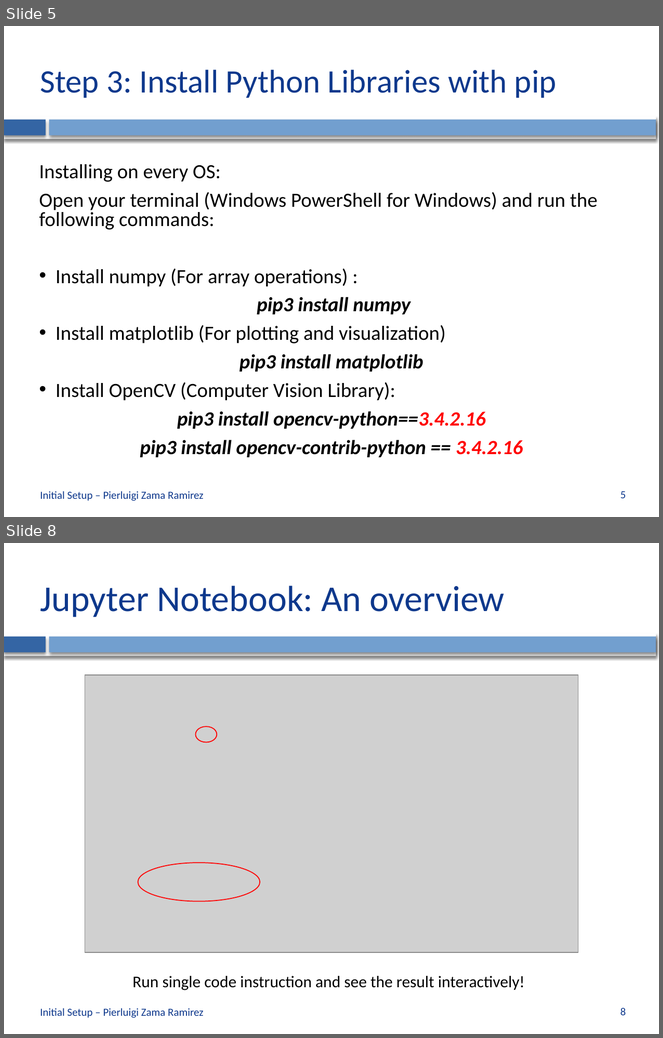
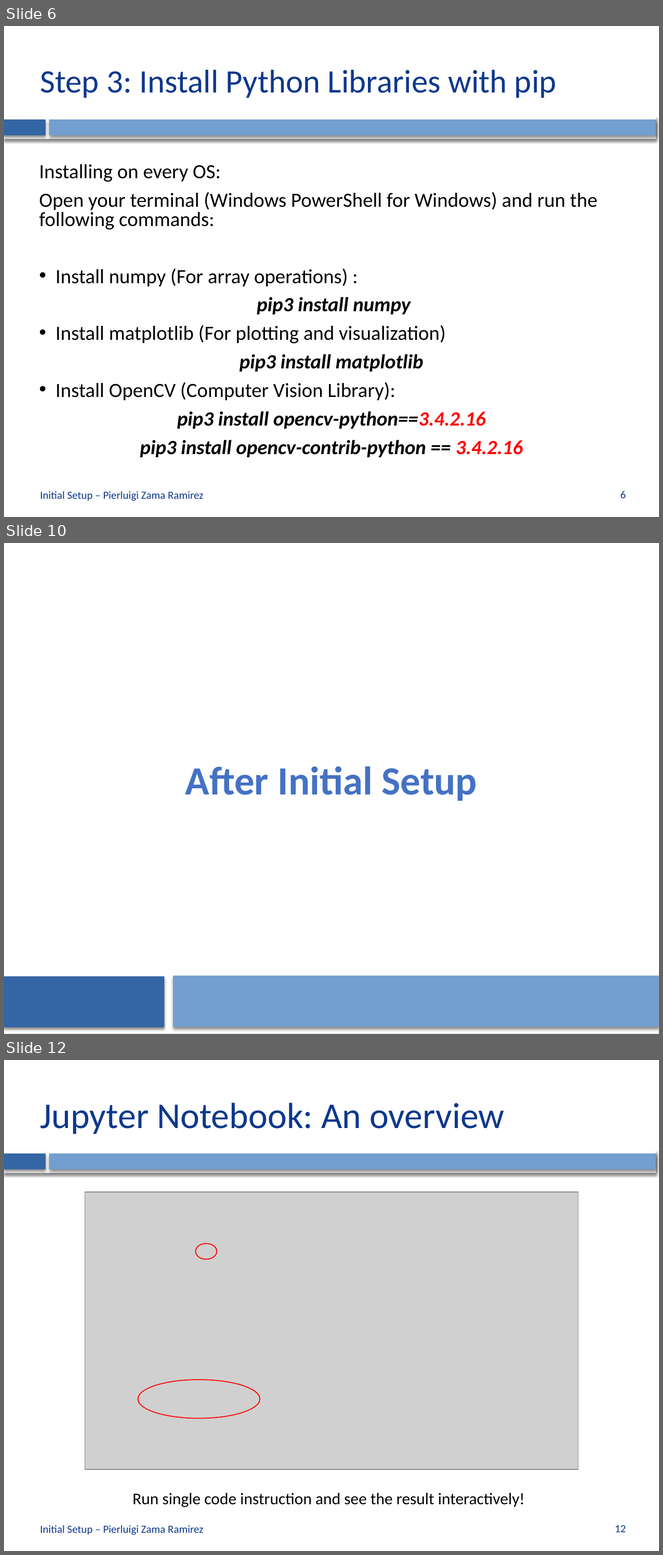
Before and after one commit to CVLAB-Unibo/ComputerVisionImageProcessing-LabSessions, a slide deck: LabSession0 - Initial Setup.pptx. Shown one above the other, each under a label of ours: slides 5 and 8 before the commit, slides 6, 10 and 12 after it; the slides between them are not shown. The pictures are 663x1038 and 663x1555 pixels, drawn with LibreOffice and Linux fonts; fonts in the diff are those of the drawing; grey boxes stand for pictures; background and template pictures are left out. Boxes give left, top, right and bottom in pixels: in the first picture for what was removed or moved away, otherwise in the second. Text is boxed around its words. In the diff, an @@ line names an element or a change of style, - is before the commit and + after.

```diff
--- a/LabSession0 - Initial Setup.pptx
+++ b/LabSession0 - Initial Setup.pptx
@@ slide 10 added at [4, 543, 659, 1034], background #FFFFFF @@
@@ title added at [185, 767, 477, 801], 44 pt, text #4472C4, bold @@
+After Initial Setup
@@ rectangle added at [4, 971, 659, 1034], fill #FFFFFF @@
@@ rectangle added at [4, 977, 165, 1028], fill #3465A4 @@
@@ rectangle added at [173, 976, 659, 1027], fill #729FCF @@
@@ what was slide 5 is now slide 6 @@
@@ page number at [621, 491, 626, 499]: text changed @@
-5
+6
@@ what was slide 8 is now slide 12 @@
@@ page number at [615, 1525, 626, 1533]: text changed @@
-8
+12
```
Also in this commit, not shown: 2 slides changed, 3 other slides added, 1 other file.
